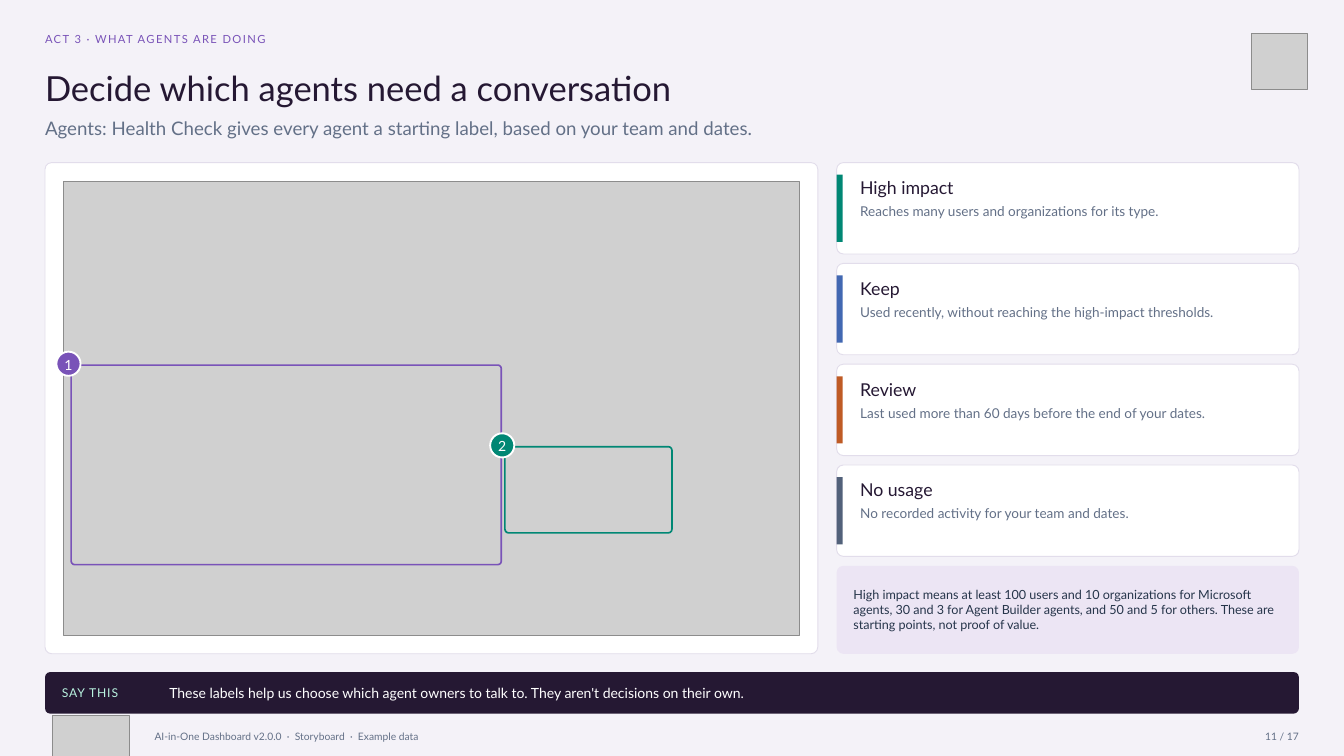
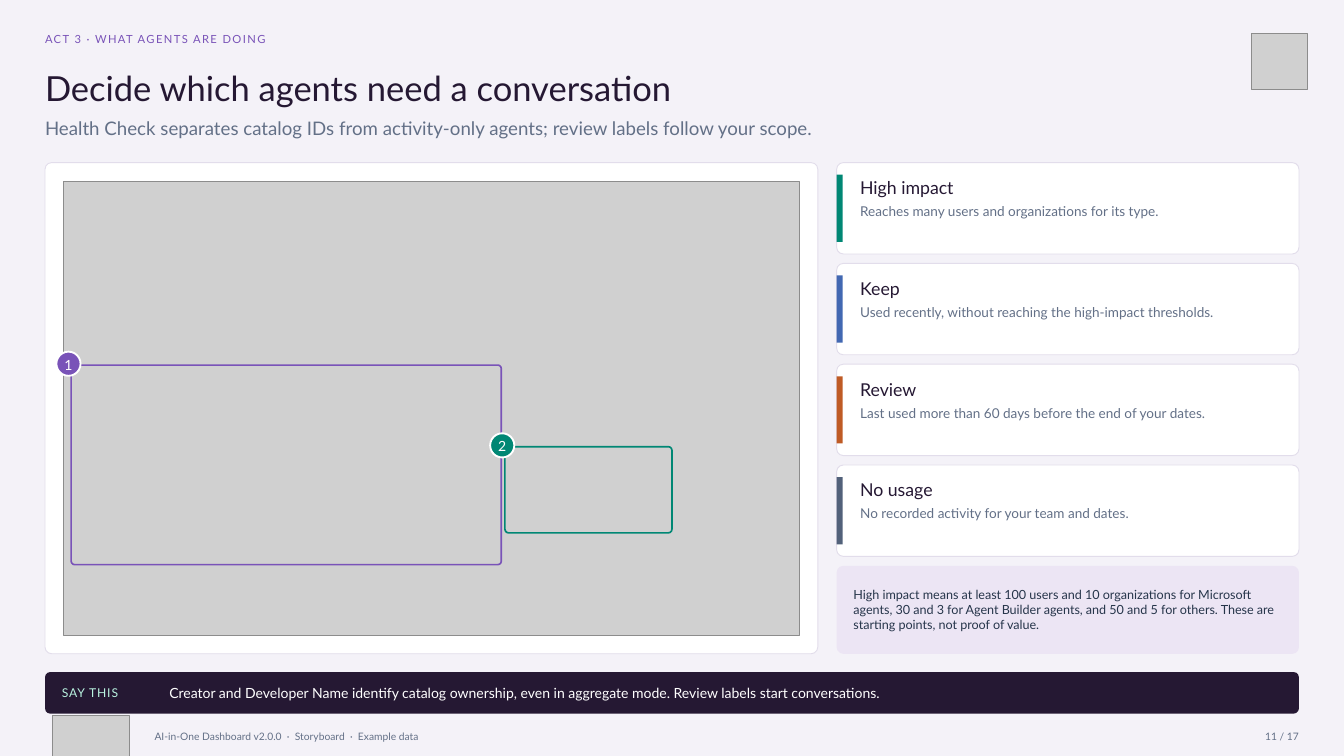
Before and after one commit to microsoft/AI-in-One-Dashboard, a slide deck: slide 11 of AI-in-One-v2.0.0-Storyboard.pptx. Drawn at 1344x756 pixels with LibreOffice and Linux fonts; fonts in the diff are those of the drawing; grey boxes stand for pictures. Boxes give left, top, right and bottom in pixels: in the first picture for what was removed or moved away, otherwise in the second. Text is boxed around its words. In the diff, an @@ line names an element or a change of style, - is before the commit and + after.

```diff
--- a/AI-in-One-v2.0.0-Storyboard.pptx
+++ b/AI-in-One-v2.0.0-Storyboard.pptx
@@ text at <box>45,121,812,139</box>: text changed @@
-Agents: Health Check gives every agent a starting label, based on your team and dates.
+Health Check separates catalog IDs from activity-only agents; review labels follow your scope.
@@ text at <box>169,687,879,701</box>: text changed @@
-These labels help us choose which agent owners to talk to. They aren't decisions on their own.
+Creator and Developer Name identify catalog ownership, even in aggregate mode. Review labels start conversations.
```
Also in this commit, not shown: 5 other slides changed, 28 other files.
